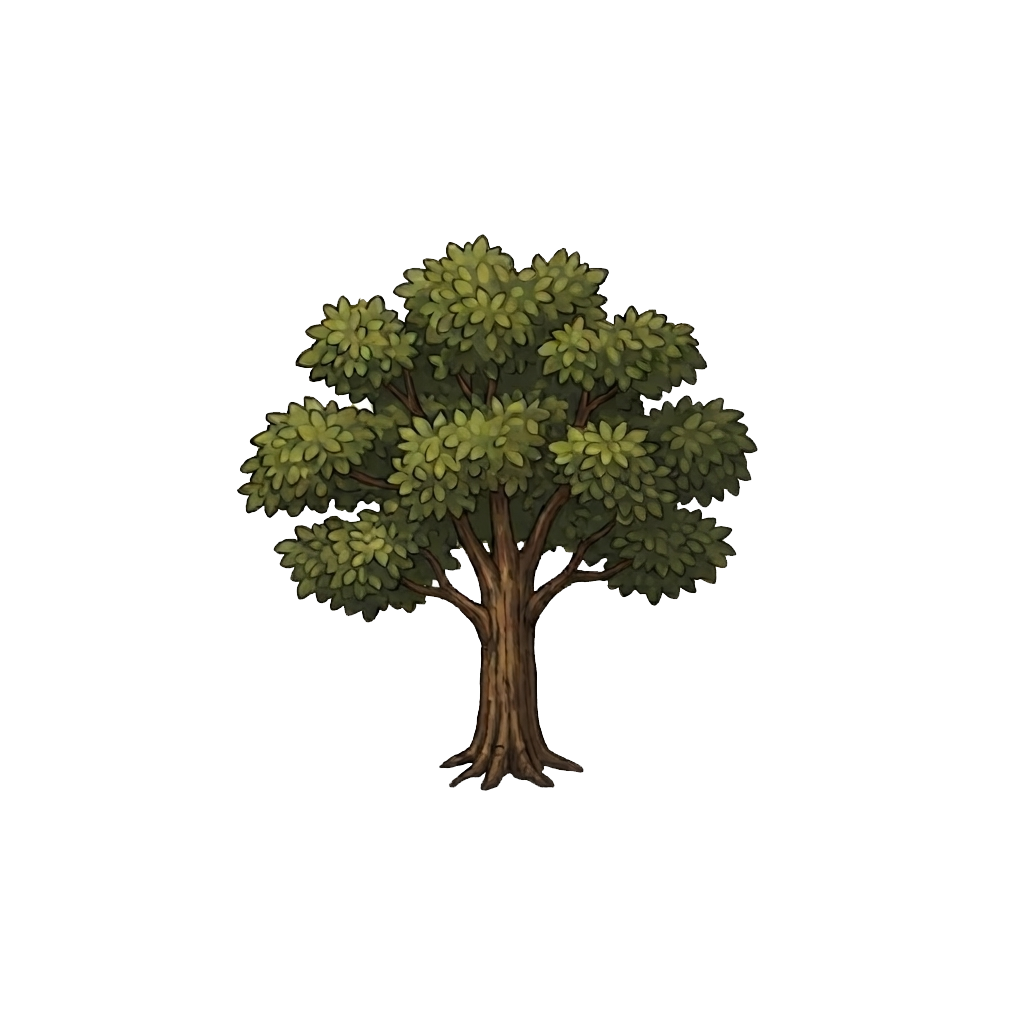
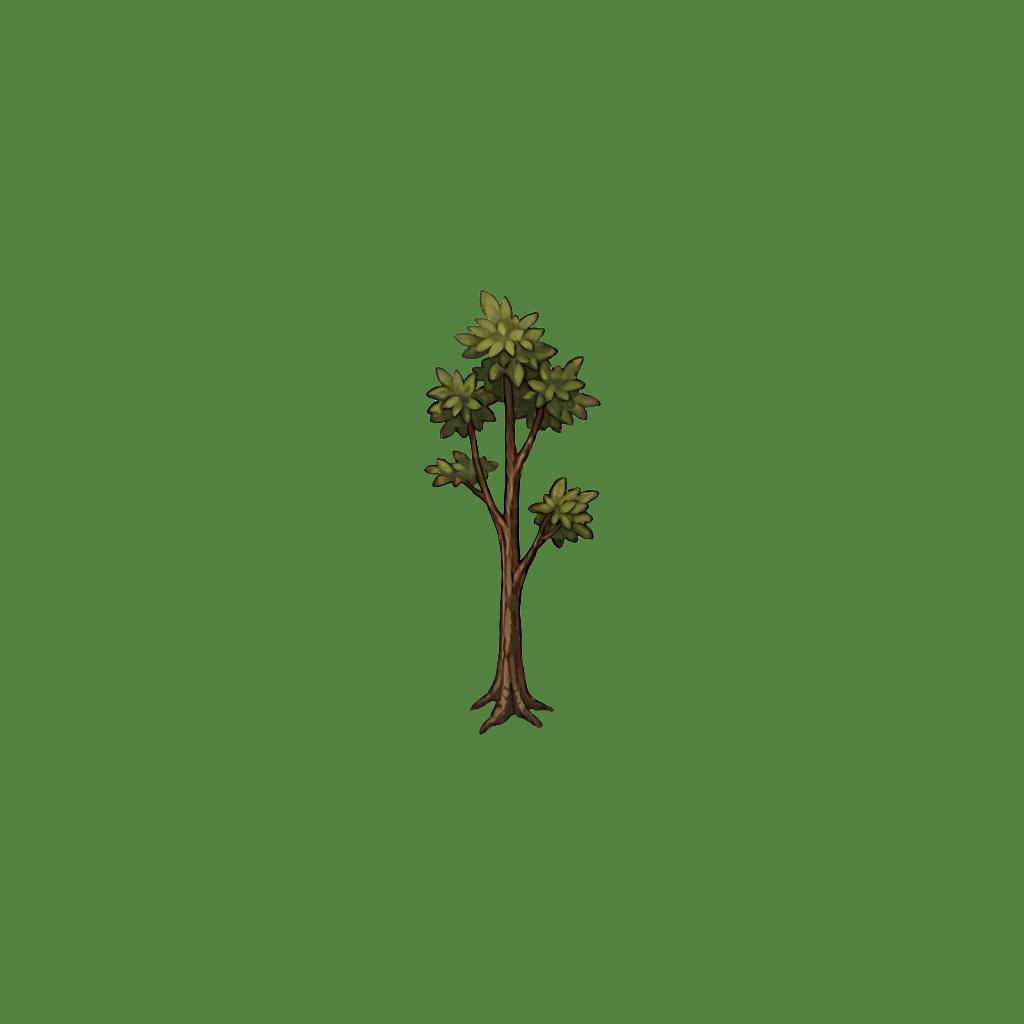
The second 1024 × 1024 image is a revision of the first. Changes to its layers:
hid "Tree_1" over [236, 234, 758, 791]
showed "Tree_4", painted on it over [423, 289, 602, 735]
added layer "Background" over [0, 0, 1024, 1024]